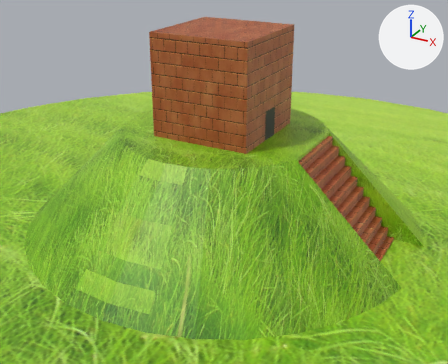
An edit to the FBX model Data/Model/Stage/MainStage/MainStage.fbx, drawn before and after from the same camera.
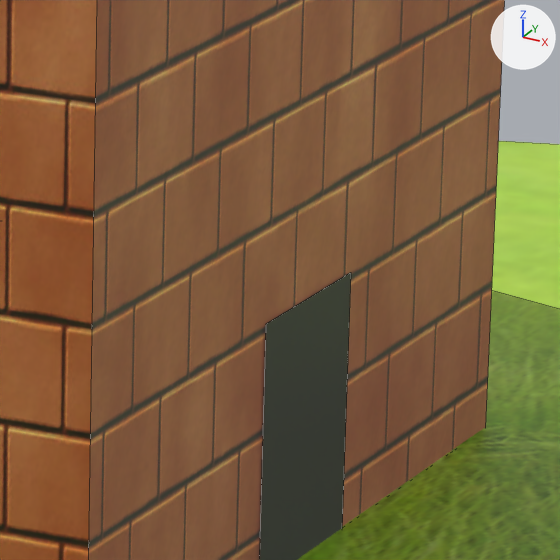
There are two pictures of each version: one whole from a 50 mm lens placed at (68.4, -124.3, 73.4), pointed at (2.0, -3.6, 13.0), one close up on the part from 53% to 67% of the width and 21% to 38% of the height. Every picture has the same lights, and +X, +Y and +Z are marked at upper right. The last two pictures show the newer version. The close-ups show mesh edges as thin lines. Where no turn or scale is listed for an object, it has been applied to the vertices.

Names of what the first close-up shows: 'BossRoom', 'Cone', 'Cylinder', 'Gate_Back'.
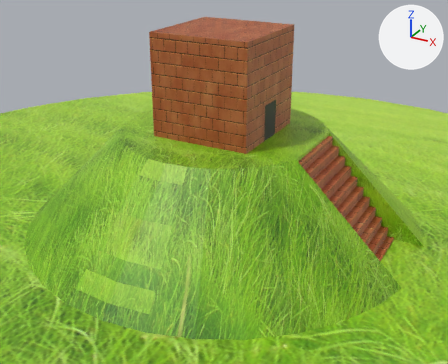
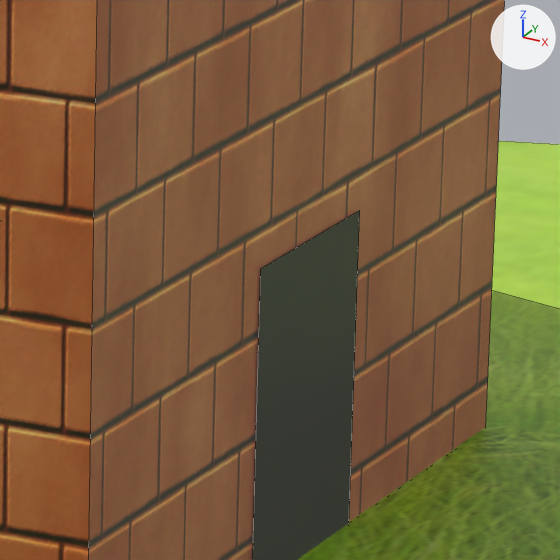
Boxes (x1, y1, x2, y2) around the edits, measured in the close-ups (560 x 560 px):
'Gate_Back', moved, rescaled: before (260, 272, 351, 560); after (253, 210, 360, 560)

What changed in the scene script:
```text
Change ob_gate_back:
    ob_gate_back.location: (0.0, 0.0, 12.4) -> (0.0, 0.0, -1.64)
    ob_gate_back.scale: (0.01, 0.005, 0.005) -> (0.01, 0.00899, 0.00583)
```
